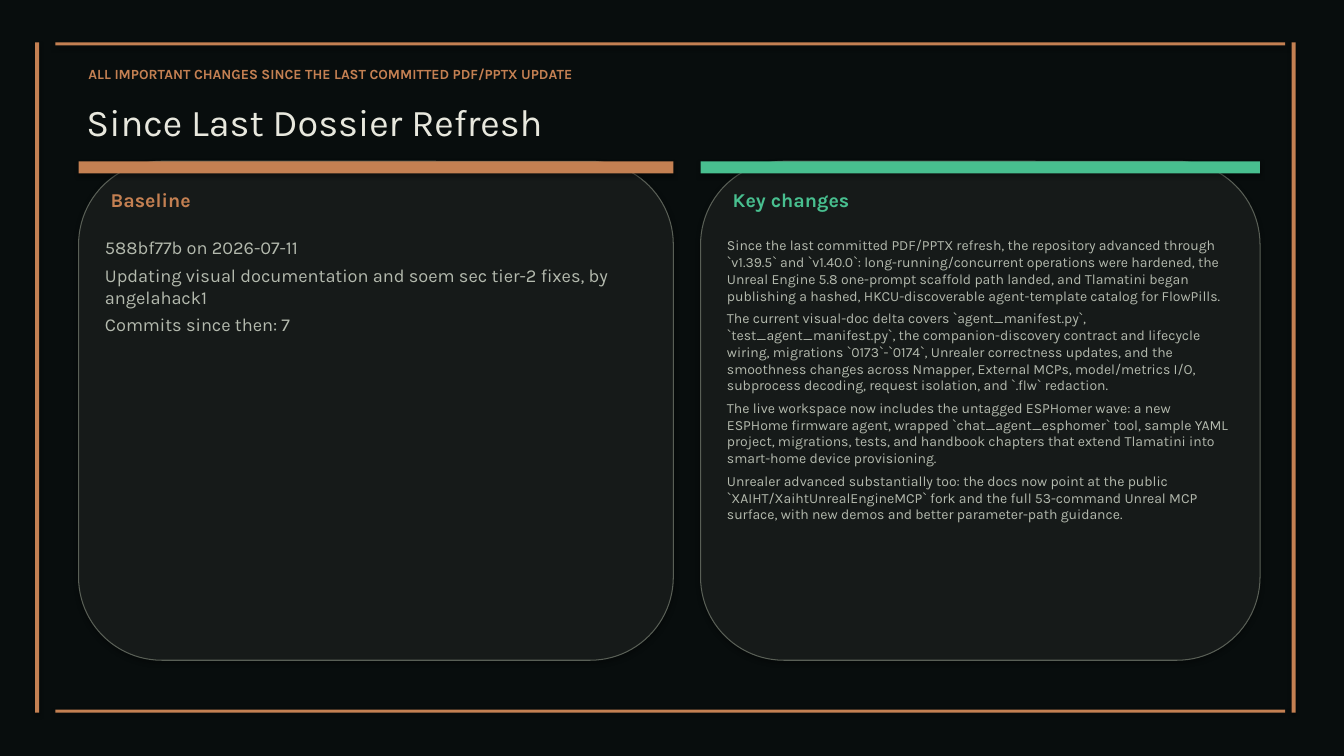
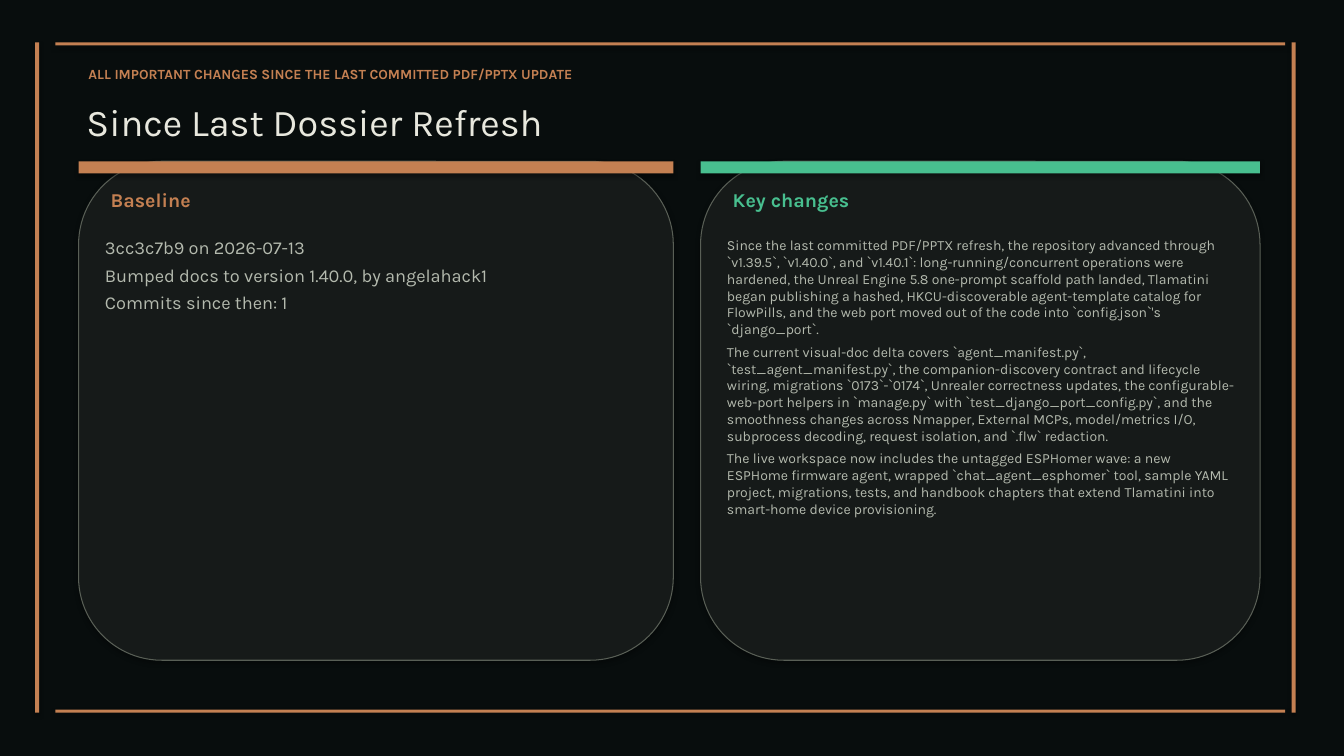
Before and after one commit to XAIHT/Tlamatini, a slide deck: slide 92 of Tlamatini_eXtended_Artificial_Intelligence_Humanly_Tempered.pptx (slide 90 before the commit). Drawn at 1344x756 pixels with LibreOffice and Linux fonts; fonts in the diff are those of the drawing. Boxes give left, top, right and bottom in pixels: in the first picture for what was removed or moved away, otherwise in the second. Text is boxed around its words. In the diff, an @@ line names an element or a change of style, - is before the commit and + after.

Commit message:
Bumped to version 1.40.1, by angelahack1

```diff
--- a/Tlamatini_eXtended_Artificial_Intelligence_Humanly_Tempered.pptx
+++ b/Tlamatini_eXtended_Artificial_Intelligence_Humanly_Tempered.pptx
@@ text at box(105, 241, 487, 309): text changed @@
-588bf77b on 2026-07-11
-Updating visual documentation and soem sec tier-2 fixes, by angelahack1
-Commits since then: 7
+3cc3c7b9 on 2026-07-13
+Bumped docs to version 1.40.0, by angelahack1
+Commits since then: 1
@@ text at box(727, 240, 1233, 445): text changed @@
-Since the last committed PDF/PPTX refresh, the repository advanced through `v1.39.5` and `v1.40.0`: long-running/concurrent operations were hardened, the Unreal Engine 5.8 one-prompt scaffold path landed, and Tlamatini began publishing a hashed, HKCU-discoverable agent-template catalog for FlowPills.
-The current visual-doc delta covers `agent_manifest.py`, `test_agent_manifest.py`, the companion-discovery contract and lifecycle wiring, migrations `0173`-`0174`, Unrealer correctness updates, and the smoothness changes across Nmapper, External MCPs, model/metrics I/O, subprocess decoding, request isolation, and `.flw` redaction.
+Since the last committed PDF/PPTX refresh, the repository advanced through `v1.39.5`, `v1.40.0`, and `v1.40.1`: long-running/concurrent operations were hardened, the Unreal Engine 5.8 one-prompt scaffold path landed, Tlamatini began publishing a hashed, HKCU-discoverable agent-template catalog for FlowPills, and the web port moved out of the code into `config.json`'s `django_port`.
+The current visual-doc delta covers `agent_manifest.py`, `test_agent_manifest.py`, the companion-discovery contract and lifecycle wiring, migrations `0173`-`0174`, Unrealer correctness updates, the configurable-web-port helpers in `manage.py` with `test_django_port_config.py`, and the smoothness changes across Nmapper, External MCPs, model/metrics I/O, subprocess decoding, request isolation, and `.flw` redaction.
@@ text at box(727, 476, 1197, 523): paragraph removed @@
-Unrealer advanced substantially too: the docs now point at the public `XAIHT/XaihtUnrealEngineMCP` fork and the full 53-command Unreal MCP surface, with new demos and better parameter-path guidance.
```
Also in this commit, not shown: 55 other slides changed, 2 slides added, 4 slides removed, 18 other files.
